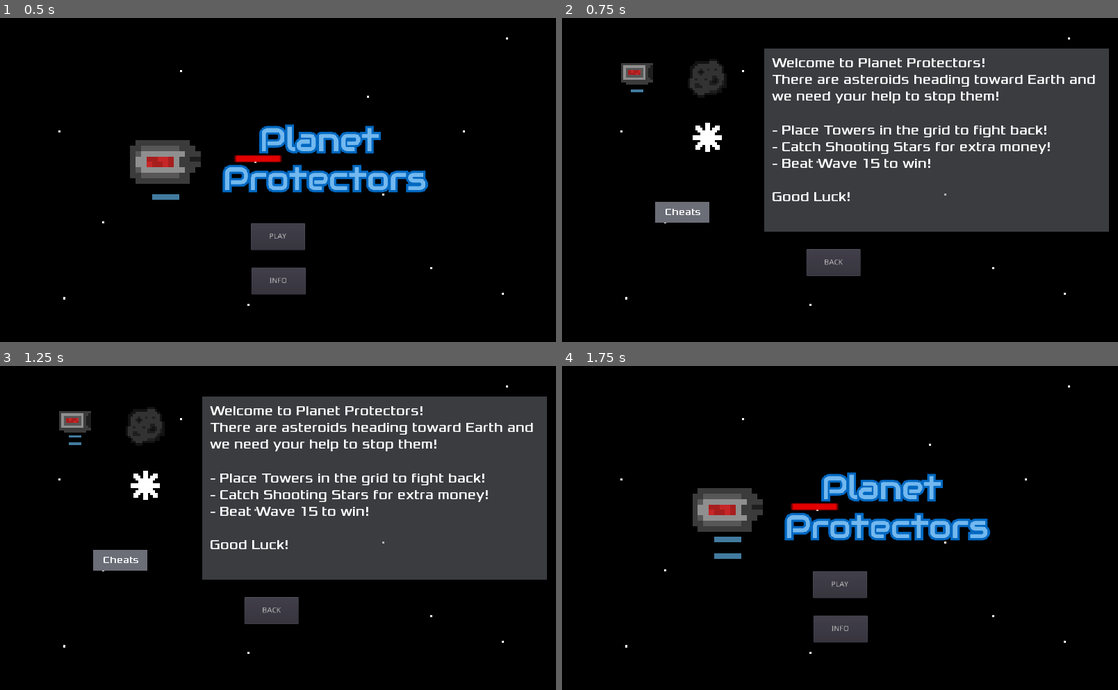
Above: before the commit, frames 1-4 (two rows, left to right).
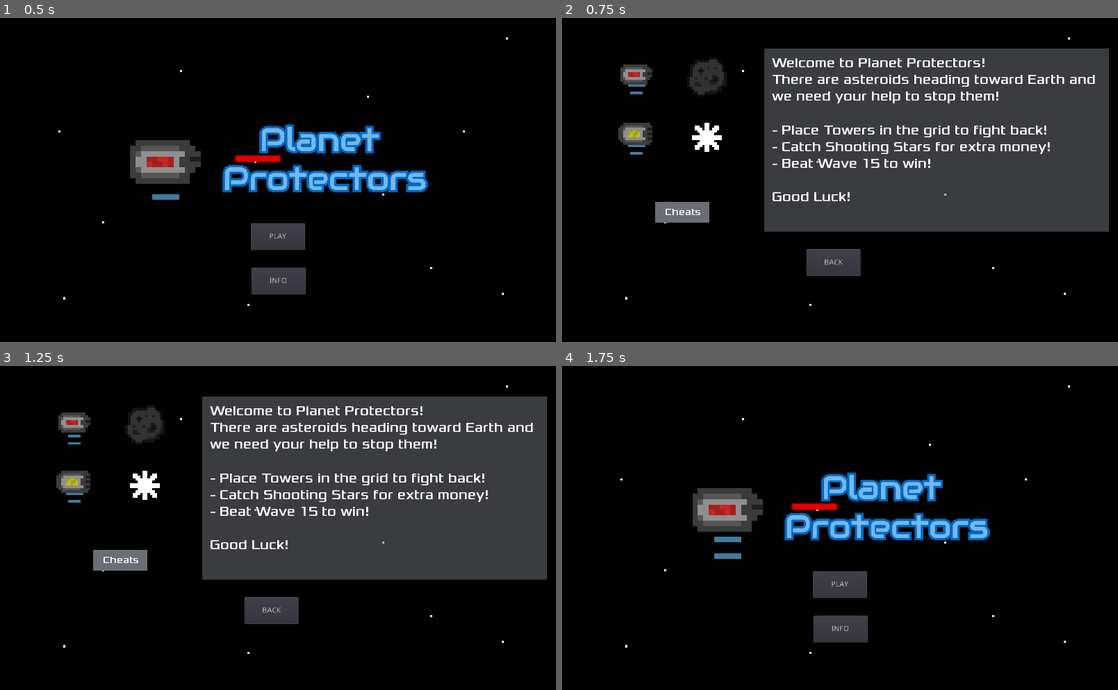
Above: after the commit, the same moments.

Repository: EthanMHolland/PlanetProtectors
Game: Godot game, scene res://src/TitleScreen.tscn
Same seed, same stepped clock (60 frames per second), same inputs: the game is played once before the commit and once after it.
Inputs:
- Up to frame 1 (0.5 s): no input
- Up to frame 2 (0.75 s): click "INFO" at 0.5 s
- Up to frame 3 (1.25 s): no input
- Up to frame 4 (1.75 s): click "BACK" at 1.25 s

Frame 1 is identical in both runs. In frame 2, 0.8% of the frame differs, in the area x 10-30%, y 12-43%; in frame 3, 0.7%; in frame 4, nothing differs.

Commit message:
Add Shotgun tower to info screen

Diff:
--- a/project/src/InfoScreen.gd
+++ b/project/src/InfoScreen.gd
@@ -45,3 +45,11 @@
 
 func _on_ShootingStar_mouse_exited():
 	_set_default_text()
+
+
+func _on_ShotgunTower_mouse_entered():
+	$InfoText.text = "Multi-Shot Tower\n\n- Shoots 3 lasers in quick succesion\n- Cost $30 to place\n- Battery lasts 15 rounds of shots before dying\n- Can take 3 hits from asteroids before being destroyed"
+
+
+func _on_ShotgunTower_mouse_exited():
+	_set_default_text()
--- a/project/src/InfoScreen.tscn
+++ b/project/src/InfoScreen.tscn
@@ -1,41 +1,42 @@
-[gd_scene load_steps=35 format=2]
+[gd_scene load_steps=41 format=2]
 
 [ext_resource path="res://assets/GreyBackground.jpg" type="Texture" id=1]
-[ext_resource path="res://assets/towers/tower_idling.png" type="Texture" id=2]
+[ext_resource path="res://assets/towers/laser_tower/laser_tower_5.png" type="Texture" id=2]
 [ext_resource path="res://assets/background.png" type="Texture" id=3]
 [ext_resource path="res://src/InfoScreen.gd" type="Script" id=4]
 [ext_resource path="res://assets/asteroid.png" type="Texture" id=5]
 [ext_resource path="res://assets/shooting_star.png" type="Texture" id=6]
-
-[sub_resource type="AtlasTexture" id=1]
+[ext_resource path="res://assets/towers/shotgun_tower/shotgun_tower_5.png" type="Texture" id=7]
+
+[sub_resource type="DynamicFontData" id=1]
+font_path = "res://assets/Xolonium-Regular.ttf"
+
+[sub_resource type="DynamicFont" id=2]
+size = 25
+font_data = SubResource( 1 )
+
+[sub_resource type="AtlasTexture" id=34]
 atlas = ExtResource( 2 )
 region = Rect2( 0, 0, 16, 16 )
 
-[sub_resource type="AtlasTexture" id=2]
+[sub_resource type="AtlasTexture" id=35]
 atlas = ExtResource( 2 )
 region = Rect2( 16, 0, 16, 16 )
 
-[sub_resource type="AtlasTexture" id=3]
+[sub_resource type="AtlasTexture" id=36]
 atlas = ExtResource( 2 )
 region = Rect2( 0, 16, 16, 16 )
 
-[sub_resource type="SpriteFrames" id=4]
+[sub_resource type="SpriteFrames" id=6]
 animations = [ {
-"frames": [ SubResource( 1 ), SubResource( 2 ), SubResource( 3 ) ],
+"frames": [ SubResource( 34 ), SubResource( 35 ), SubResource( 36 ) ],
 "loop": true,
 "name": "default",
-"speed": 3.0
+"speed": 2.0
 } ]
 
-[sub_resource type="RectangleShape2D" id=5]
+[sub_resource type="RectangleShape2D" id=7]
 extents = Vector2( 39.431, 37.842 )
-
-[sub_resource type="DynamicFontData" id=6]
-font_path = "res://assets/Xolonium-Regular.ttf"
-
-[sub_resource type="DynamicFont" id=7]
-size = 25
-font_data = SubResource( 6 )
 
 [sub_resource type="RectangleShape2D" id=8]
 extents = Vector2( 40.8376, 39.2484 )
@@ -125,6 +126,29 @@
 
 [sub_resource type="RectangleShape2D" id=28]
 extents = Vector2( 39.2852, 36.6869 )
+
+[sub_resource type="AtlasTexture" id=29]
+atlas = ExtResource( 7 )
+region = Rect2( 0, 0, 16, 16 )
+
+[sub_resource type="AtlasTexture" id=30]
+atlas = ExtResource( 7 )
+region = Rect2( 16, 0, 16, 16 )
+
+[sub_resource type="AtlasTexture" id=31]
+atlas = ExtResource( 7 )
+region = Rect2( 0, 16, 16, 16 )
+
+[sub_resource type="SpriteFrames" id=32]
+animations = [ {
+"frames": [ SubResource( 29 ), SubResource( 30 ), SubResource( 31 ) ],
+"loop": true,
+"name": "default",
+"speed": 2.0
+} ]
+
+[sub_resource type="RectangleShape2D" id=33]
+extents = Vector2( 37.2571, 37.7009 )
 
 [node name="InfoScreen" type="Node2D"]
 script = ExtResource( 4 )
@@ -165,38 +189,38 @@
 "_edit_use_anchors_": false
 }
 
-[node name="LaserTower" type="Area2D" parent="."]
-
-[node name="AnimatedSprite" type="AnimatedSprite" parent="LaserTower"]
-position = Vector2( 135.714, 109.696 )
-scale = Vector2( 4.5, 4.5 )
-frames = SubResource( 4 )
-frame = 2
-playing = true
-
-[node name="CollisionShape2D" type="CollisionShape2D" parent="LaserTower"]
-position = Vector2( 137.824, 109.696 )
-shape = SubResource( 5 )
-
 [node name="InfoText" type="RichTextLabel" parent="."]
 margin_left = 387.0
 margin_top = 68.0
 margin_right = 996.0
 margin_bottom = 382.0
-custom_fonts/normal_font = SubResource( 7 )
-__meta__ = {
-"_edit_use_anchors_": false
-}
+custom_fonts/normal_font = SubResource( 2 )
+__meta__ = {
+"_edit_use_anchors_": false
+}
+
+[node name="LaserTower" type="Area2D" parent="."]
+
+[node name="AnimatedSprite" type="AnimatedSprite" parent="LaserTower"]
+position = Vector2( 135, 109 )
+scale = Vector2( 4.5, 4.5 )
+frames = SubResource( 6 )
+frame = 2
+playing = true
+
+[node name="CollisionShape2D" type="CollisionShape2D" parent="LaserTower"]
+position = Vector2( 135, 109 )
+shape = SubResource( 7 )
 
 [node name="Asteroid" type="Area2D" parent="."]
 
 [node name="Sprite" type="Sprite" parent="Asteroid"]
-position = Vector2( 267.209, 111.103 )
+position = Vector2( 267, 109 )
 scale = Vector2( 4.5, 4.5 )
 texture = ExtResource( 5 )
 
 [node name="CollisionShape2D" type="CollisionShape2D" parent="Asteroid"]
-position = Vector2( 268.616, 108.29 )
+position = Vector2( 267, 109 )
 shape = SubResource( 8 )
 
 [node name="Cheats" type="Area2D" parent="."]
@@ -232,13 +256,24 @@
 [node name="ShootingStar" type="Area2D" parent="."]
 
 [node name="AnimatedSprite" type="AnimatedSprite" parent="ShootingStar"]
-position = Vector2( 267.697, 221.053 )
+position = Vector2( 267, 221 )
 scale = Vector2( 4.5, 4.5 )
 frames = SubResource( 27 )
 
 [node name="CollisionShape2D" type="CollisionShape2D" parent="ShootingStar"]
-position = Vector2( 267.697, 219.025 )
+position = Vector2( 267, 221 )
 shape = SubResource( 28 )
+
+[node name="ShotgunTower" type="Area2D" parent="."]
+
+[node name="AnimatedSprite" type="AnimatedSprite" parent="ShotgunTower"]
+position = Vector2( 135, 221 )
+scale = Vector2( 4.5, 4.5 )
+frames = SubResource( 32 )
+
+[node name="CollisionShape2D" type="CollisionShape2D" parent="ShotgunTower"]
+position = Vector2( 135, 221 )
+shape = SubResource( 33 )
 [connection signal="button_down" from="BackButton" to="." method="_on_BackButton_button_down"]
 [connection signal="mouse_entered" from="LaserTower" to="." method="_on_LaserTower_mouse_entered"]
 [connection signal="mouse_exited" from="LaserTower" to="." method="_on_LaserTower_mouse_exited"]
@@ -248,3 +283,5 @@
 [connection signal="mouse_exited" from="Cheats" to="." method="_on_Cheats_mouse_exited"]
 [connection signal="mouse_entered" from="ShootingStar" to="." method="_on_ShootingStar_mouse_entered"]
 [connection signal="mouse_exited" from="ShootingStar" to="." method="_on_ShootingStar_mouse_exited"]
+[connection signal="mouse_entered" from="ShotgunTower" to="." method="_on_ShotgunTower_mouse_entered"]
+[connection signal="mouse_exited" from="ShotgunTower" to="." method="_on_ShotgunTower_mouse_exited"]
